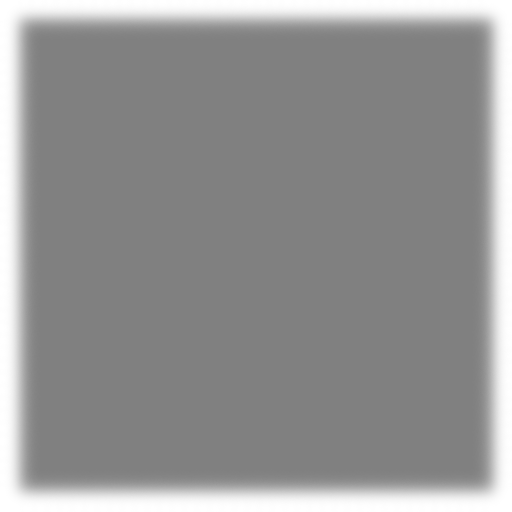
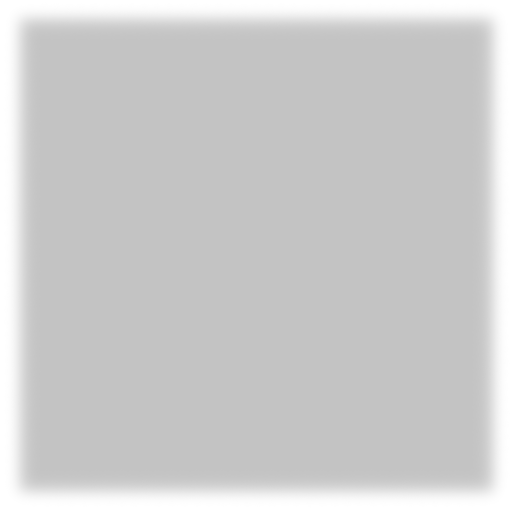
Layer changes from the first 512 x 512 image to the second:
added layer "Layer 1" (53%) over [left=8, top=7, right=505, bottom=503]
